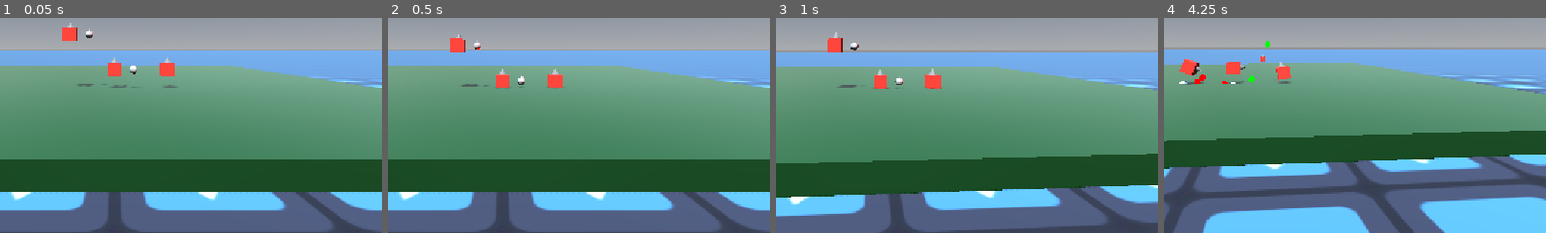
Above: before the commit, frames 1-4 (left to right).
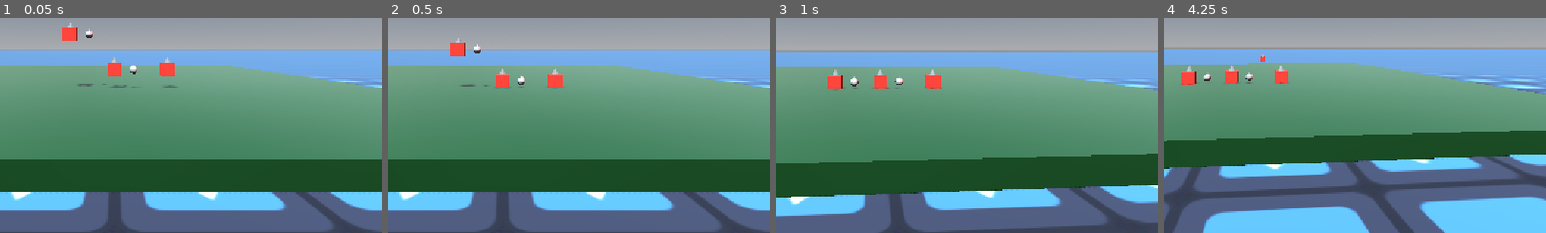
Above: after the commit, the same moments.

Repository: Deojee/new-betterer-hinges
Game: Godot game, scene res://scenes/world.tscn
Same seed, same stepped clock (60 frames per second), same inputs: the game is played once before the commit and once after it. The engine's default icon, where the game draws it, is replaced by a stand-in: a white triangle on a blue panel in a dark square.
Inputs (mouse positions are % of the whole screen's width and height, from its top left):
- Up to frame 1 (0.05 s): no input
- Up to frame 2 (0.5 s): no input
- Up to frame 3 (1 s): move the mouse to (55, 50) at 0.52 s; hold Up (ui_up) from 0.53 s (still down); tap A (a) at 0.6 s; tap D (d) at 0.8 s
- Up to frame 4 (4.25 s): keep holding Up (ui_up); move the mouse to (45, 50) at 1.27 s; tap D (d) at 1.35 s; tap E (e) at 1.55 s; move the mouse to (52, 48) at 2.02 s; hold E (e) 2.03-2.78 s; click (52, 48) at 2.3 s; move the mouse to (49, 52) at 2.77 s; click (49, 52) at 2.85 s; tap Q (q) at 3.05 s; tap Enter at 3.5 s; move the mouse to (57, 51) at 3.52 s; hold Q (q) from 3.53 s (still down); tap S (s) at 3.8 s
The pictures show only the part of the screen within x 35-85%, y 43-93%; the shares and areas given below are measured in that part.

Frame 1 is identical in both runs. In frame 2, 0.3% of the frame differs, in the area x 16-25%, y 7-32%; in frame 3, 0.7%; in frame 4, 1.3%, in the area x 4-34%, y 10-32%.

Commit message:
silly testing stuff

Diff:
--- /dev/null
+++ b/scenes/ikLimbController.gd
@@ -0,0 +1,14 @@
+extends Node3D
+
+func _physics_process(delta: float) -> void:
+
+	var input = Input.get_axis("ui_up","ui_down")
+	var input2 = Input.get_axis("ui_right","ui_left")
+
+	$body/MlegR.position.y -= input * 0.05
+	$body/MlegR.position.z -= input2 * 0.05
+
+
+	if Input.is_action_just_pressed("mouseLeft"):
+		var pin = $legR/segment3.get_child(4)
+		pin.enabled = !pin.enabled
--- /dev/null
+++ b/scenes/walker guy testing.tscn
@@ -0,0 +1,474 @@
+[gd_scene format=3 uid="uid://bflpyy8ti65ev"]
+
+[ext_resource type="PackedScene" uid="uid://bf77xa50rbjkw" path="res://scenes/spectator.tscn" id="1_5uyt7"]
+[ext_resource type="PackedScene" uid="uid://d1jxlrlgjngm" path="res://scenes/box.tscn" id="2_0i8tw"]
+[ext_resource type="Script" uid="uid://l3nk27u3epuy" path="res://scenes/ikLimbController.gd" id="3_5uyt7"]
+[ext_resource type="Script" uid="uid://chalyxj3xy648" path="res://scripts/IKLimb.gd" id="3_acxvm"]
+[ext_resource type="Script" uid="uid://8ovbe6kevt55" path="res://scripts/hingeOwner.gd" id="4_x4m6e"]
+[ext_resource type="PackedScene" uid="uid://wrjrmgfm7enc" path="res://scenes/new_hinge.tscn" id="5_0cjp6"]
+[ext_resource type="PackedScene" uid="uid://dh3oceafugaku" path="res://scenes/newPinJoint.tscn" id="7_0i8tw"]
+[ext_resource type="Script" uid="uid://d3tirm6t7greb" path="res://scripts/marker_placer.gd" id="7_5wqtp"]
+
+[sub_resource type="ProceduralSkyMaterial" id="ProceduralSkyMaterial_3u38t"]
+sky_horizon_color = Color(0.66224277, 0.6717428, 0.6867428, 1)
+ground_horizon_color = Color(0.66224277, 0.6717428, 0.6867428, 1)
+
+[sub_resource type="Sky" id="Sky_qfnet"]
+sky_material = SubResource("ProceduralSkyMaterial_3u38t")
+
+[sub_resource type="Environment" id="Environment_amlxo"]
+background_mode = 2
+sky = SubResource("Sky_qfnet")
+
+[sub_resource type="CompressedTexture2D" id="CompressedTexture2D_3u38t"]
+load_path = "res://.godot/imported/icon.svg-218a8f2b3041327d8a5756f3a245f83b.s3tc.ctex"
+
+[sub_resource type="StandardMaterial3D" id="StandardMaterial3D_amlxo"]
+resource_name = "vertex metal"
+cull_mode = 2
+vertex_color_use_as_albedo = true
+albedo_color = Color(0.71999997, 1, 0.58000004, 1)
+albedo_texture = SubResource("CompressedTexture2D_3u38t")
+metallic = 0.83181816
+roughness = 0.20909092
+uv1_scale = Vector3(50, 50, 50)
+
+[sub_resource type="PhysicsMaterial" id="PhysicsMaterial_5jdpw"]
+bounce = 1.0
+
+[sub_resource type="CompressedTexture2D" id="CompressedTexture2D_in1ee"]
+load_path = "res://.godot/imported/icon.svg-218a8f2b3041327d8a5756f3a245f83b.s3tc.ctex"
+
+[sub_resource type="StandardMaterial3D" id="StandardMaterial3D_22wh1"]
+resource_name = "vertex metal"
+cull_mode = 2
+vertex_color_use_as_albedo = true
+albedo_color = Color(0.07484112, 0.8285906, 0.5144333, 1)
+albedo_texture = SubResource("CompressedTexture2D_in1ee")
+metallic = 0.83181816
+roughness = 0.20909092
+uv1_scale = Vector3(5, 5, 5)
+
+[sub_resource type="SphereMesh" id="SphereMesh_7wv7s"]
+material = SubResource("StandardMaterial3D_22wh1")
+radius = 1.0
+height = 2.0
+
+[sub_resource type="SphereShape3D" id="SphereShape3D_7wv7s"]
+radius = 1.0
+
+[sub_resource type="StandardMaterial3D" id="StandardMaterial3D_fdyox"]
+albedo_color = Color(0.50980395, 0.50980395, 0.5529412, 1)
+metallic = 0.07
+
+[sub_resource type="PrismMesh" id="PrismMesh_5uyt7"]
+size = Vector3(0.3, 0.3, 0.3)
+
+[sub_resource type="BoxMesh" id="BoxMesh_0i8tw"]
+size = Vector3(1, 1, 0.69677734)
+
+[sub_resource type="BoxMesh" id="BoxMesh_acxvm"]
+size = Vector3(1.5, 1.5, 1.2)
+
+[sub_resource type="BoxShape3D" id="BoxShape3D_x4m6e"]
+size = Vector3(1.4, 1.04, 2.458)
+
+[sub_resource type="BoxMesh" id="BoxMesh_0cjp6"]
+size = Vector3(1.2, 0.3, 0.2)
+
+[sub_resource type="ConvexPolygonShape3D" id="ConvexPolygonShape3D_6t4r4"]
+points = PackedVector3Array(0.3, 0.15, 0.15, 0.3, 0.15, -0.15, -0.3, 0.15, 0.15, 0.3, -0.15, 0.15, 0.3, -0.15, -0.15, -0.3, 0.15, -0.15, -0.3, -0.15, 0.15, -0.3, -0.15, -0.15)
+
+[sub_resource type="BoxMesh" id="BoxMesh_5wqtp"]
+size = Vector3(1.2, 0.3, 0.2)
+
+[node name="ikTestingWorld" type="Node3D" unique_id=187048241]
+
+[node name="env" type="Node3D" parent="." unique_id=410410846]
+
+[node name="WorldEnvironment" type="WorldEnvironment" parent="env" unique_id=759295454]
+environment = SubResource("Environment_amlxo")
+
+[node name="DirectionalLight3D" type="DirectionalLight3D" parent="env" unique_id=1556667548]
+transform = Transform3D(-0.8660254, -0.43301278, 0.25, 0, 0.49999997, 0.86602545, -0.50000006, 0.75, -0.43301266, 0, 0, 0)
+shadow_enabled = true
+
+[node name="floor" type="CSGBox3D" parent="env" unique_id=1845816061]
+calculate_tangents = false
+use_collision = true
+collision_layer = 3
+collision_mask = 15
+size = Vector3(1000, 1, 1000)
+material = SubResource("StandardMaterial3D_amlxo")
+
+[node name="spectator" parent="." unique_id=1764623012 instance=ExtResource("1_5uyt7")]
+transform = Transform3D(-4.371139e-08, 0, -1, 0, 1, 0, 1, 0, -4.371139e-08, -12.173878, 5.009712, -1.9073486e-06)
+projectileScene = ExtResource("2_0i8tw")
+
+[node name="floating target" type="RigidBody3D" parent="." unique_id=493336167]
+transform = Transform3D(1, 0, 0, 0, 1, 0, 0, 0, 1, 0, 12.961554, 9.02539)
+collision_layer = 5
+collision_mask = 10
+mass = 5.0
+physics_material_override = SubResource("PhysicsMaterial_5jdpw")
+gravity_scale = 0.0
+linear_damp = 2.0
+angular_damp = 15.0
+metadata/_edit_group_ = true
+
+[node name="MeshInstance3D" type="MeshInstance3D" parent="floating target" unique_id=176920959]
+mesh = SubResource("SphereMesh_7wv7s")
+
+[node name="CollisionShape3D" type="CollisionShape3D" parent="floating target" unique_id=743387040]
+shape = SubResource("SphereShape3D_7wv7s")
+
+[node name="anchor" type="RigidBody3D" parent="." unique_id=1242591546]
+collision_layer = 5
+collision_mask = 10
+mass = 1000.0
+physics_material_override = SubResource("PhysicsMaterial_5jdpw")
+gravity_scale = 0.0
+freeze = true
+linear_damp = 2.0
+angular_damp = 15.0
+metadata/_edit_group_ = true
+
+[node name="MeshInstance3D" type="MeshInstance3D" parent="anchor" unique_id=1387488672]
+mesh = SubResource("SphereMesh_7wv7s")
+
+[node name="CollisionShape3D" type="CollisionShape3D" parent="anchor" unique_id=1223303761]
+shape = SubResource("SphereShape3D_7wv7s")
+
+[node name="walkerGuy" type="Node3D" parent="." unique_id=433589709]
+transform = Transform3D(1, 0, 0, 0, 1, 0, 0, 0, 1, 0, 1.2809372, 0)
+script = ExtResource("3_5uyt7")
+
+[node name="body" type="RigidBody3D" parent="walkerGuy" unique_id=592605564]
+collision_layer = 2
+mass = 2.0
+script = ExtResource("4_x4m6e")
+
+[node name="MeshInstance3D" type="MeshInstance3D" parent="walkerGuy/body" unique_id=239399163]
+transform = Transform3D(0.8171618, 0.5764083, -2.5195607e-08, 0, -4.371139e-08, -1, -0.5764083, 0.8171618, -3.5719278e-08, -0.19491936, -0.26298904, 1.10849)
+material_override = SubResource("StandardMaterial3D_fdyox")
+mesh = SubResource("PrismMesh_5uyt7")
+
+[node name="MeshInstance3D4" type="MeshInstance3D" parent="walkerGuy/body" unique_id=828514873]
+transform = Transform3D(0.8171449, -0.57643235, 2.5196659e-08, 0, -4.371139e-08, -1, 0.57643235, 0.8171449, -3.5718536e-08, 0.195, -0.263, 1.1084976)
+material_override = SubResource("StandardMaterial3D_fdyox")
+mesh = SubResource("PrismMesh_5uyt7")
+
+[node name="MeshInstance3D2" type="MeshInstance3D" parent="walkerGuy/body" unique_id=51915593]
+transform = Transform3D(1, 0, 0, 0, -4.371139e-08, -1, 0, 1, -4.371139e-08, 0, -0.15161133, 0.43630028)
+material_override = SubResource("StandardMaterial3D_fdyox")
+mesh = SubResource("BoxMesh_0i8tw")
+
+[node name="MeshInstance3D3" type="MeshInstance3D" parent="walkerGuy/body" unique_id=828503995]
+transform = Transform3D(1, 0, 0, 0, -4.371139e-08, -1, 0, 1, -4.371139e-08, 0, 0.019399643, -0.7157736)
+material_override = SubResource("StandardMaterial3D_fdyox")
+mesh = SubResource("BoxMesh_acxvm")
+
+[node name="CollisionShape3D" type="CollisionShape3D" parent="walkerGuy/body" unique_id=1577018433]
+transform = Transform3D(1, 0, 0, 0, 1, 0, 0, 0, 1, 0, -0.02, -0.178)
+shape = SubResource("BoxShape3D_x4m6e")
+
+[node name="MlegR" type="Marker3D" parent="walkerGuy/body" unique_id=1640004623]
+transform = Transform3D(1, 0, 0, 0, 1, 0, 0, 0, 1, -3.5341818, 0.44293213, 1.3184619)
+
+[node name="legR" type="Node3D" parent="walkerGuy" unique_id=813404188 node_paths=PackedStringArray("hingeOwner", "startingHinge", "endPointMarker", "target")]
+transform = Transform3D(1, 0, 0, 0, 1, 0, 0, 0, 1, -1.3263189, 0, -0.28975773)
+script = ExtResource("3_acxvm")
+hingeOwner = NodePath("../body")
+startingHinge = NodePath("segment1/newHinge")
+endPointMarker = NodePath("segment3/Marker3D")
+target = NodePath("../body/MlegR")
+
+[node name="segment1" type="RigidBody3D" parent="walkerGuy/legR" unique_id=1811564855]
+collision_layer = 2
+
+[node name="MeshInstance3D" type="MeshInstance3D" parent="walkerGuy/legR/segment1" unique_id=1451974828]
+mesh = SubResource("BoxMesh_0cjp6")
+
+[node name="CollisionShape3D" type="CollisionShape3D" parent="walkerGuy/legR/segment1" unique_id=2053918504]
+shape = SubResource("ConvexPolygonShape3D_6t4r4")
+
+[node name="newHinge" parent="walkerGuy/legR/segment1" unique_id=1618069539 node_paths=PackedStringArray("nodeA", "nodeB") instance=ExtResource("5_0cjp6")]
+transform = Transform3D(1, 0, 0, 0, -4.371139e-08, -1, 0, 1, -4.371139e-08, 0.3, 0, 0)
+nodeA = NodePath("../../../body")
+nodeB = NodePath("..")
+
+[node name="segment2" type="RigidBody3D" parent="walkerGuy/legR" unique_id=755562123]
+transform = Transform3D(1, 0, 0, 0, 1, 0, 0, 0, 1, -1.2, 0, 0)
+collision_layer = 2
+
+[node name="MeshInstance3D" type="MeshInstance3D" parent="walkerGuy/legR/segment2" unique_id=1377914880]
+mesh = SubResource("BoxMesh_0cjp6")
+
+[node name="CollisionShape3D" type="CollisionShape3D" parent="walkerGuy/legR/segment2" unique_id=523633906]
+shape = SubResource("ConvexPolygonShape3D_6t4r4")
+
+[node name="newHinge" parent="walkerGuy/legR/segment2" unique_id=34440106 node_paths=PackedStringArray("nodeA", "nodeB") instance=ExtResource("5_0cjp6")]
+transform = Transform3D(1, 0, 0, 0, 1, 0, 0, 0, 1, 0.6, 0, 0)
+nodeA = NodePath("../../segment1")
+nodeB = NodePath("..")
+
+[node name="segment3" type="RigidBody3D" parent="walkerGuy/legR" unique_id=197713772]
+transform = Transform3D(1, 0, 0, 0, 1, 0, 0, 0, 1, -2.4, 0, 0)
+collision_layer = 2
+
+[node name="MeshInstance3D" type="MeshInstance3D" parent="walkerGuy/legR/segment3" unique_id=2062491969]
+mesh = SubResource("BoxMesh_0cjp6")
+
+[node name="CollisionShape3D" type="CollisionShape3D" parent="walkerGuy/legR/segment3" unique_id=511332860]
+shape = SubResource("ConvexPolygonShape3D_6t4r4")
+
+[node name="newHinge" parent="walkerGuy/legR/segment3" unique_id=1231655710 node_paths=PackedStringArray("nodeA", "nodeB") instance=ExtResource("5_0cjp6")]
+transform = Transform3D(1, 0, 0, 0, 1, 0, 0, 0, 1, 0.6, 0, 0)
+nodeA = NodePath("../../segment2")
+nodeB = NodePath("..")
+
+[node name="Marker3D" type="Marker3D" parent="walkerGuy/legR/segment3" unique_id=1416339324]
+transform = Transform3D(1, 0, 0, 0, 1, 0, 0, 0, 1, -0.5999999, 0, 0)
+
+[node name="pinName" parent="walkerGuy/legR/segment3" unique_id=186412566 node_paths=PackedStringArray("nodeA", "nodeB") instance=ExtResource("7_0i8tw")]
+transform = Transform3D(1, 0, 0, 0, 1, 0, 0, 0, 1, -0.6, 0, 0)
+nodeA = NodePath("..")
+nodeB = NodePath("../../../../anchor")
+
+[node name="legR2" type="Node3D" parent="walkerGuy" unique_id=1913505578]
+transform = Transform3D(0.9002447, 0, -0.4353842, 0, 1, 0, 0.4353842, 0, 0.9002447, -1.2100782, 0, -0.8148918)
+
+[node name="segment1" type="RigidBody3D" parent="walkerGuy/legR2" unique_id=1669343054]
+collision_layer = 2
+
+[node name="MeshInstance3D" type="MeshInstance3D" parent="walkerGuy/legR2/segment1" unique_id=2049615548]
+mesh = SubResource("BoxMesh_0cjp6")
+
+[node name="CollisionShape3D" type="CollisionShape3D" parent="walkerGuy/legR2/segment1" unique_id=2009026355]
+shape = SubResource("ConvexPolygonShape3D_6t4r4")
+
+[node name="newHinge" parent="walkerGuy/legR2/segment1" unique_id=1539076895 node_paths=PackedStringArray("nodeA", "nodeB") instance=ExtResource("5_0cjp6")]
+transform = Transform3D(1, 0, 0, 0, -4.371139e-08, -1, 0, 1, -4.371139e-08, 0.3, 0, 0)
+nodeA = NodePath("../../../body")
+nodeB = NodePath("..")
+
+[node name="segment2" type="RigidBody3D" parent="walkerGuy/legR2" unique_id=1676147698]
+transform = Transform3D(1, 0, 0, 0, 1, 0, 0, 0, 1, -1.2, 0, 0)
+collision_layer = 2
+
+[node name="MeshInstance3D" type="MeshInstance3D" parent="walkerGuy/legR2/segment2" unique_id=510146525]
+mesh = SubResource("BoxMesh_0cjp6")
+
+[node name="CollisionShape3D" type="CollisionShape3D" parent="walkerGuy/legR2/segment2" unique_id=1164958238]
+shape = SubResource("ConvexPolygonShape3D_6t4r4")
+
+[node name="newHinge" parent="walkerGuy/legR2/segment2" unique_id=1368016206 node_paths=PackedStringArray("nodeA", "nodeB") instance=ExtResource("5_0cjp6")]
+transform = Transform3D(1, 0, 0, 0, 1, 0, 0, 0, 1, 0.6, 0, 0)
+nodeA = NodePath("../../segment1")
+nodeB = NodePath("..")
+
+[node name="segment3" type="RigidBody3D" parent="walkerGuy/legR2" unique_id=1862268138]
+transform = Transform3D(1, 0, 0, 0, 1, 0, 0, 0, 1, -2.4, 0, 0)
+collision_layer = 2
+
+[node name="MeshInstance3D" type="MeshInstance3D" parent="walkerGuy/legR2/segment3" unique_id=796477897]
+mesh = SubResource("BoxMesh_0cjp6")
+
+[node name="CollisionShape3D" type="CollisionShape3D" parent="walkerGuy/legR2/segment3" unique_id=1454127894]
+shape = SubResource("ConvexPolygonShape3D_6t4r4")
+
+[node name="newHinge" parent="walkerGuy/legR2/segment3" unique_id=669260472 node_paths=PackedStringArray("nodeA", "nodeB") instance=ExtResource("5_0cjp6")]
+transform = Transform3D(1, 0, 0, 0, 1, 0, 0, 0, 1, 0.6, 0, 0)
+nodeA = NodePath("../../segment2")
+nodeB = NodePath("..")
+
+[node name="legR3" type="Node3D" parent="walkerGuy" unique_id=532710542]
+transform = Transform3D(0.66400176, 0, 0.74773115, 0, 1, 0, -0.74773115, 0, 0.66400176, -1.0413427, 0, 0.4306736)
+
+[node name="segment1" type="RigidBody3D" parent="walkerGuy/legR3" unique_id=1608543770]
+collision_layer = 2
+
+[node name="MeshInstance3D" type="MeshInstance3D" parent="walkerGuy/legR3/segment1" unique_id=2144492867]
+mesh = SubResource("BoxMesh_0cjp6")
+
+[node name="CollisionShape3D" type="CollisionShape3D" parent="walkerGuy/legR3/segment1" unique_id=1261260450]
+shape = SubResource("ConvexPolygonShape3D_6t4r4")
+
+[node name="newHinge" parent="walkerGuy/legR3/segment1" unique_id=1020415135 node_paths=PackedStringArray("nodeA", "nodeB") instance=ExtResource("5_0cjp6")]
+transform = Transform3D(1, 0, 0, 0, -4.371139e-08, -1, 0, 1, -4.371139e-08, 0.3, 0, 0)
+nodeA = NodePath("../../../body")
+nodeB = NodePath("..")
+
+[node name="segment2" type="RigidBody3D" parent="walkerGuy/legR3" unique_id=1329704993]
+transform = Transform3D(1, 0, 0, 0, 1, 0, 0, 0, 1, -1.2, 0, 0)
+collision_layer = 2
+
+[node name="MeshInstance3D" type="MeshInstance3D" parent="walkerGuy/legR3/segment2" unique_id=1233052970]
+mesh = SubResource("BoxMesh_0cjp6")
+
+[node name="CollisionShape3D" type="CollisionShape3D" parent="walkerGuy/legR3/segment2" unique_id=1855361603]
+shape = SubResource("ConvexPolygonShape3D_6t4r4")
+
+[node name="newHinge" parent="walkerGuy/legR3/segment2" unique_id=620546404 node_paths=PackedStringArray("nodeA", "nodeB") instance=ExtResource("5_0cjp6")]
+transform = Transform3D(1, 0, 0, 0, 1, 0, 0, 0, 1, 0.6, 0, 0)
+nodeA = NodePath("../../segment1")
+nodeB = NodePath("..")
+
+[node name="segment3" type="RigidBody3D" parent="walkerGuy/legR3" unique_id=2142944395]
+transform = Transform3D(1, 0, 0, 0, 1, 0, 0, 0, 1, -2.4, 0, 0)
+collision_layer = 2
+
+[node name="MeshInstance3D" type="MeshInstance3D" parent="walkerGuy/legR3/segment3" unique_id=1573371130]
+mesh = SubResource("BoxMesh_5wqtp")
+
+[node name="CollisionShape3D" type="CollisionShape3D" parent="walkerGuy/legR3/segment3" unique_id=816689183]
+shape = SubResource("ConvexPolygonShape3D_6t4r4")
+
+[node name="newHinge" parent="walkerGuy/legR3/segment3" unique_id=1071995149 node_paths=PackedStringArray("nodeA", "nodeB") instance=ExtResource("5_0cjp6")]
+transform = Transform3D(1, 0, 0, 0, 1, 0, 0, 0, 1, 0.6, 0, 0)
+nodeA = NodePath("../../segment2")
+nodeB = NodePath("..")
+
+[node name="leg1L" type="Node3D" parent="walkerGuy" unique_id=1259744127]
+transform = Transform3D(-1, 0, -8.742278e-08, 0, 1, 0, 8.742278e-08, 0, -1, 1.326, 0, -0.29)
+
+[node name="segment1" type="RigidBody3D" parent="walkerGuy/leg1L" unique_id=1158196462]
+collision_layer = 2
+
+[node name="MeshInstance3D" type="MeshInstance3D" parent="walkerGuy/leg1L/segment1" unique_id=186148107]
+mesh = SubResource("BoxMesh_0cjp6")
+
+[node name="CollisionShape3D" type="CollisionShape3D" parent="walkerGuy/leg1L/segment1" unique_id=1562905909]
+shape = SubResource("ConvexPolygonShape3D_6t4r4")
+
+[node name="newHinge" parent="walkerGuy/leg1L/segment1" unique_id=286855773 node_paths=PackedStringArray("nodeA", "nodeB") instance=ExtResource("5_0cjp6")]
+transform = Transform3D(1, 0, 0, 0, -4.371139e-08, -1, 0, 1, -4.371139e-08, 0.3, 0, 0)
+nodeA = NodePath("../../../body")
+nodeB = NodePath("..")
+
+[node name="segment2" type="RigidBody3D" parent="walkerGuy/leg1L" unique_id=67764582]
+transform = Transform3D(1, 0, 0, 0, 1, 0, 0, 0, 1, -1.2, 0, 0)
+collision_layer = 2
+
+[node name="MeshInstance3D" type="MeshInstance3D" parent="walkerGuy/leg1L/segment2" unique_id=352814282]
+mesh = SubResource("BoxMesh_0cjp6")
+
+[node name="CollisionShape3D" type="CollisionShape3D" parent="walkerGuy/leg1L/segment2" unique_id=1081871965]
+shape = SubResource("ConvexPolygonShape3D_6t4r4")
+
+[node name="newHinge" parent="walkerGuy/leg1L/segment2" unique_id=168310306 node_paths=PackedStringArray("nodeA", "nodeB") instance=ExtResource("5_0cjp6")]
+transform = Transform3D(1, 0, 0, 0, 1, 0, 0, 0, 1, 0.6, 0, 0)
+nodeA = NodePath("../../segment1")
+nodeB = NodePath("..")
+
+[node name="segment3" type="RigidBody3D" parent="walkerGuy/leg1L" unique_id=1784966008]
+transform = Transform3D(1, 0, 0, 0, 1, 0, 0, 0, 1, -2.4, 0, 0)
+collision_layer = 2
+
+[node name="MeshInstance3D" type="MeshInstance3D" parent="walkerGuy/leg1L/segment3" unique_id=140202152]
+mesh = SubResource("BoxMesh_0cjp6")
+
+[node name="CollisionShape3D" type="CollisionShape3D" parent="walkerGuy/leg1L/segment3" unique_id=143014420]
+shape = SubResource("ConvexPolygonShape3D_6t4r4")
+
+[node name="newHinge" parent="walkerGuy/leg1L/segment3" unique_id=524200065 node_paths=PackedStringArray("nodeA", "nodeB") instance=ExtResource("5_0cjp6")]
+transform = Transform3D(1, 0, 0, 0, 1, 0, 0, 0, 1, 0.6, 0, 0)
+nodeA = NodePath("../../segment2")
+nodeB = NodePath("..")
+
+[node name="leg2L" type="Node3D" parent="walkerGuy" unique_id=96936764]
+transform = Transform3D(-0.9003187, 0, -0.43523118, 0, 1, 0, 0.43523118, 0, -0.9003187, 1.21, 0, -0.815)
+
+[node name="segment1" type="RigidBody3D" parent="walkerGuy/leg2L" unique_id=1039058888]
+collision_layer = 2
+
+[node name="MeshInstance3D" type="MeshInstance3D" parent="walkerGuy/leg2L/segment1" unique_id=1258378809]
+mesh = SubResource("BoxMesh_0cjp6")
+
+[node name="CollisionShape3D" type="CollisionShape3D" parent="walkerGuy/leg2L/segment1" unique_id=1115039075]
+shape = SubResource("ConvexPolygonShape3D_6t4r4")
+
+[node name="newHinge" parent="walkerGuy/leg2L/segment1" unique_id=1716462449 node_paths=PackedStringArray("nodeA", "nodeB") instance=ExtResource("5_0cjp6")]
+transform = Transform3D(1, 0, 0, 0, -4.371139e-08, -1, 0, 1, -4.371139e-08, 0.3, 0, 0)
+nodeA = NodePath("../../../body")
+nodeB = NodePath("..")
+
+[node name="segment2" type="RigidBody3D" parent="walkerGuy/leg2L" unique_id=235995934]
+transform = Transform3D(1, 0, 0, 0, 1, 0, 0, 0, 1, -1.2, 0, 0)
+collision_layer = 2
+
+[node name="MeshInstance3D" type="MeshInstance3D" parent="walkerGuy/leg2L/segment2" unique_id=267936365]
+mesh = SubResource("BoxMesh_0cjp6")
+
+[node name="CollisionShape3D" type="CollisionShape3D" parent="walkerGuy/leg2L/segment2" unique_id=1825870701]
+shape = SubResource("ConvexPolygonShape3D_6t4r4")
+
+[node name="newHinge" parent="walkerGuy/leg2L/segment2" unique_id=1097791531 node_paths=PackedStringArray("nodeA", "nodeB") instance=ExtResource("5_0cjp6")]
+transform = Transform3D(1, 0, 0, 0, 1, 0, 0, 0, 1, 0.6, 0, 0)
+nodeA = NodePath("../../segment1")
+nodeB = NodePath("..")
+
+[node name="segment3" type="RigidBody3D" parent="walkerGuy/leg2L" unique_id=1189090639]
+transform = Transform3D(1, 0, 0, 0, 1, 0, 0, 0, 1, -2.4, 0, 0)
+collision_layer = 2
+
+[node name="MeshInstance3D" type="MeshInstance3D" parent="walkerGuy/leg2L/segment3" unique_id=521310703]
+mesh = SubResource("BoxMesh_0cjp6")
+
+[node name="CollisionShape3D" type="CollisionShape3D" parent="walkerGuy/leg2L/segment3" unique_id=865162188]
+shape = SubResource("ConvexPolygonShape3D_6t4r4")
+
+[node name="newHinge" parent="walkerGuy/leg2L/segment3" unique_id=810373404 node_paths=PackedStringArray("nodeA", "nodeB") instance=ExtResource("5_0cjp6")]
+transform = Transform3D(1, 0, 0, 0, 1, 0, 0, 0, 1, 0.6, 0, 0)
+nodeA = NodePath("../../segment2")
+nodeB = NodePath("..")
+
+[node name="leg3L" type="Node3D" parent="walkerGuy" unique_id=878550079]
+transform = Transform3D(-0.6639263, 0, 0.74779814, 0, 1, 0, -0.74779814, 0, -0.6639263, 1.041, 0, 0.431)
+
+[node name="segment1" type="RigidBody3D" parent="walkerGuy/leg3L" unique_id=889690845]
+collision_layer = 2
+
+[node name="MeshInstance3D" type="MeshInstance3D" parent="walkerGuy/leg3L/segment1" unique_id=1251873862]
+mesh = SubResource("BoxMesh_0cjp6")
+
+[node name="CollisionShape3D" type="CollisionShape3D" parent="walkerGuy/leg3L/segment1" unique_id=1944083690]
+shape = SubResource("ConvexPolygonShape3D_6t4r4")
+
+[node name="newHinge" parent="walkerGuy/leg3L/segment1" unique_id=1976341607 node_paths=PackedStringArray("nodeA", "nodeB") instance=ExtResource("5_0cjp6")]
+transform = Transform3D(1, 0, 0, 0, -4.371139e-08, -1, 0, 1, -4.371139e-08, 0.3, 0, 0)
+nodeA = NodePath("../../../body")
+nodeB = NodePath("..")
+
+[node name="segment2" type="RigidBody3D" parent="walkerGuy/leg3L" unique_id=1747202361]
+transform = Transform3D(1, 0, 0, 0, 1, 0, 0, 0, 1, -1.2, 0, 0)
+collision_layer = 2
+
+[node name="MeshInstance3D" type="MeshInstance3D" parent="walkerGuy/leg3L/segment2" unique_id=831965694]
+mesh = SubResource("BoxMesh_0cjp6")
+
+[node name="CollisionShape3D" type="CollisionShape3D" parent="walkerGuy/leg3L/segment2" unique_id=167189512]
+shape = SubResource("ConvexPolygonShape3D_6t4r4")
+
+[node name="newHinge" parent="walkerGuy/leg3L/segment2" unique_id=681153970 node_paths=PackedStringArray("nodeA", "nodeB") instance=ExtResource("5_0cjp6")]
+transform = Transform3D(1, 0, 0, 0, 1, 0, 0, 0, 1, 0.6, 0, 0)
+nodeA = NodePath("../../segment1")
+nodeB = NodePath("..")
+
+[node name="segment3" type="RigidBody3D" parent="walkerGuy/leg3L" unique_id=1449854454]
+transform = Transform3D(1, 0, 0, 0, 1, 0, 0, 0, 1, -2.4, 0, 0)
+collision_layer = 2
+
+[node name="MeshInstance3D" type="MeshInstance3D" parent="walkerGuy/leg3L/segment3" unique_id=1275535458]
+mesh = SubResource("BoxMesh_0cjp6")
+
+[node name="CollisionShape3D" type="CollisionShape3D" parent="walkerGuy/leg3L/segment3" unique_id=432158613]
+shape = SubResource("ConvexPolygonShape3D_6t4r4")
+
+[node name="newHinge" parent="walkerGuy/leg3L/segment3" unique_id=2095776970 node_paths=PackedStringArray("nodeA", "nodeB") instance=ExtResource("5_0cjp6")]
+transform = Transform3D(1, 0, 0, 0, 1, 0, 0, 0, 1, 0.6, 0, 0)
+nodeA = NodePath("../../segment2")
+nodeB = NodePath("..")
+
+[node name="markerPlacer" type="Node3D" parent="." unique_id=1057294396]
+script = ExtResource("7_5wqtp")
--- a/scripts/IKLimb.gd
+++ b/scripts/IKLimb.gd
@@ -105,15 +105,15 @@
 
 		targetPoses[i] = currentTrans
 
-		MP.mark(
-			currentTrans.origin,
-			3.0,
-			Color.GREEN.lerp(
-				Color.RED,
-				float(i)/float(chain.size()
-				)
-			)
-		)
+		#MP.mark(
+			#currentTrans.origin,
+			#0.1,
+			#Color.GREEN.lerp(
+				#Color.RED,
+				#float(i)/float(chain.size()
+				#)
+			#)
+		#)
 
 		if i < chain.size():
 			currentTrans = currentTrans * hingeToNextTransforms[i]
--- a/scripts/PinJointPlus.gd
+++ b/scripts/PinJointPlus.gd
@@ -100,6 +100,8 @@
 	set(value):
 		print("Please set TPS in physics/common")
 
+var enabled = false
+
 func _physics_process(delta: float) -> void:
 
 	var objectAPoint = nodeA.global_transform * offsetA.affine_inverse()
@@ -108,9 +110,11 @@
 	#Mathy.draw_line_between(get_tree(),objectAPoint.origin,nodeA.global_position,0.3,Color.RED)
 	#Mathy.draw_line_between(get_tree(),objectBPoint.origin,nodeB.global_position,0.3,Color.BLUE)
 
-	MP.mark(objectAPoint.origin,0.5,Color.RED)
-	MP.mark(objectBPoint.origin,0.5,Color.GREEN)
-
+	#MP.mark(objectAPoint.origin,0.5,Color.RED)
+	#MP.mark(objectBPoint.origin,0.5,Color.GREEN)
+
+	if !enabled:
+		return
 
 	for i in 1:
 		update(1.0)
--- a/scripts/hingeOwner.gd
+++ b/scripts/hingeOwner.gd
@@ -69,7 +69,7 @@
 	var shuffledHinges = allHinges.duplicate()
 
 	var iterations = 10
-	var inv = 0.97 # 1.0/iterations * 0.001
+	var inv = 1.0 # 1.0/iterations * 0.001
 
 	#print(shuffledHinges.size())
 	for i in iterations:
--- a/scripts/newHinge.gd
+++ b/scripts/newHinge.gd
@@ -110,7 +110,7 @@
 	#Mathy.draw_line_between(get_tree(),objectBPoint.origin,nodeB.global_position,0.3,Color.BLUE)
 
 
-	if true:
+	if false:
 		if Input.is_action_just_pressed("ui_right"):
 			targetAngleDegrees += 15
 		if Input.is_action_just_pressed("ui_left"):
@@ -121,7 +121,7 @@
 			targetAngleDegrees += 180
 
 
-
+	return
 
 	for i in 5:
 		update(1.0)
Not shown, added: scenes/ikLimbController.gd.uid
